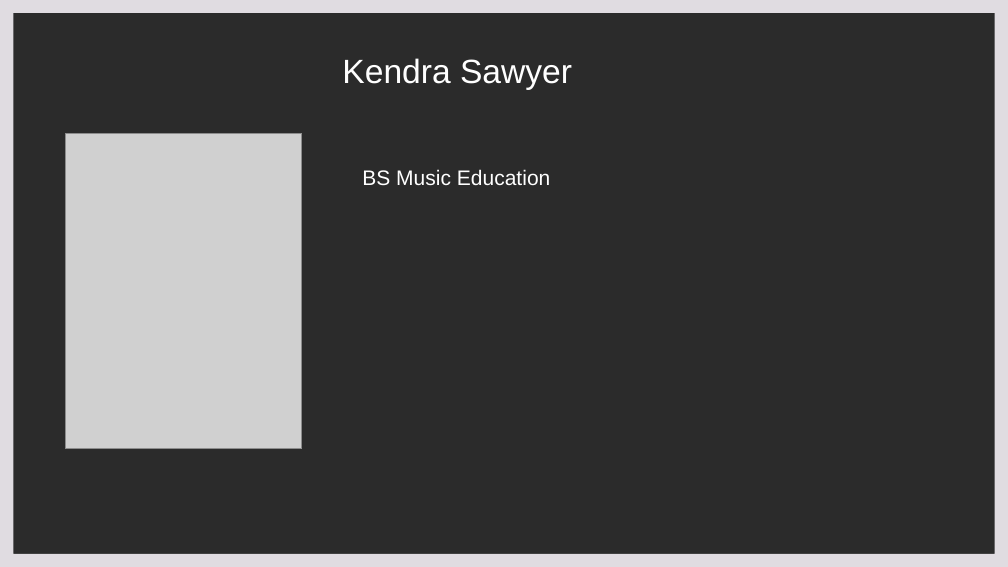
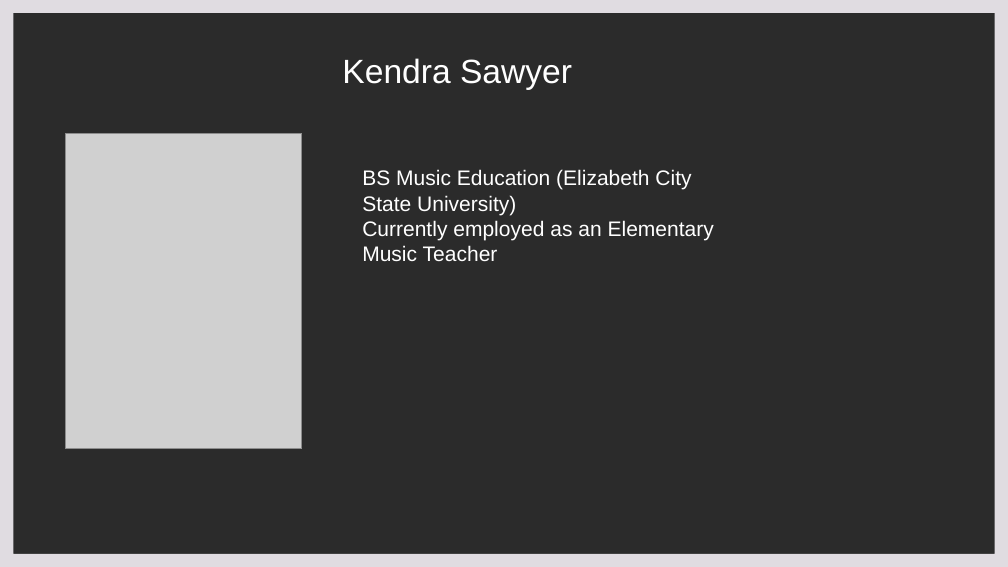
Before and after one commit to rhreich34/NASA-Hiring-Rate, a slide deck: slide 5 of Power_point_presentation/NASA Presentation.pptx. Drawn at 1008x567 pixels with LibreOffice and Linux fonts; fonts in the diff are those of the drawing; grey boxes stand for pictures; background and template pictures are left out; a plain dark background stands for a picture behind light text. Boxes give left, top, right and bottom in pixels: in the first picture for what was removed or moved away, otherwise in the second. Text is boxed around its words. In the diff, an @@ line names an element or a change of style, - is before the commit and + after.

```diff
--- a/Power_point_presentation/NASA Presentation.pptx
+++ b/Power_point_presentation/NASA Presentation.pptx
@@ text at (x1=362, y1=169, x2=714, y2=261): text changed @@
-BS Music Education
+BS Music Education (Elizabeth City State University)
+Currently employed as an Elementary Music Teacher
```
Also in this commit, not shown: 3 other slides changed, 4 slides removed, 1 other file.
